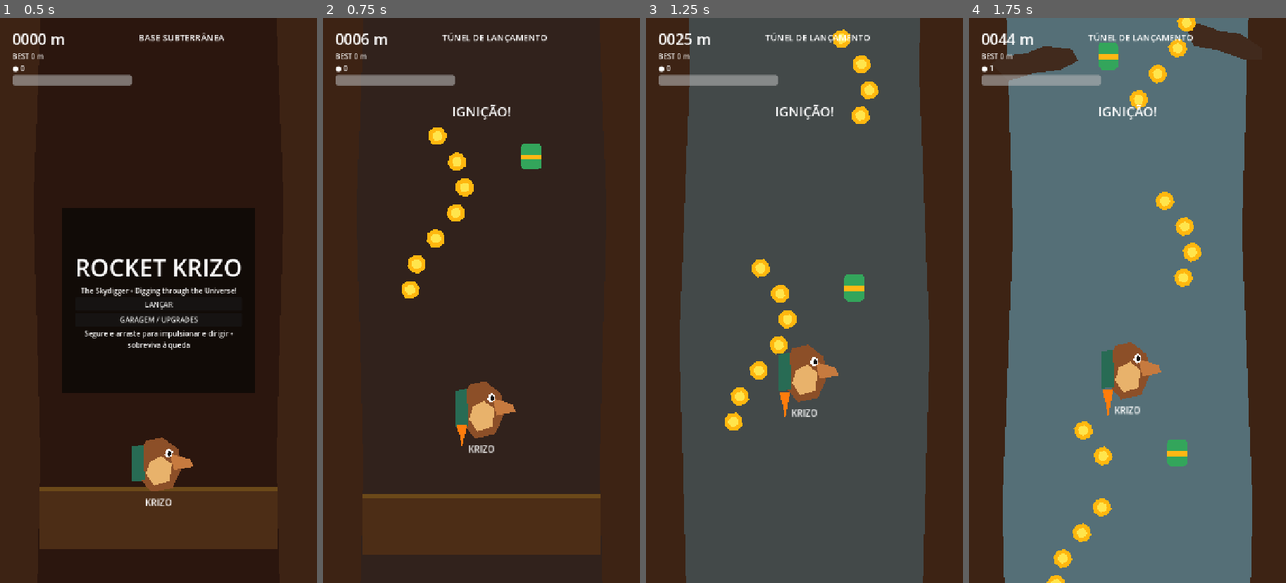
Above: before the commit, frames 1-4 (left to right).
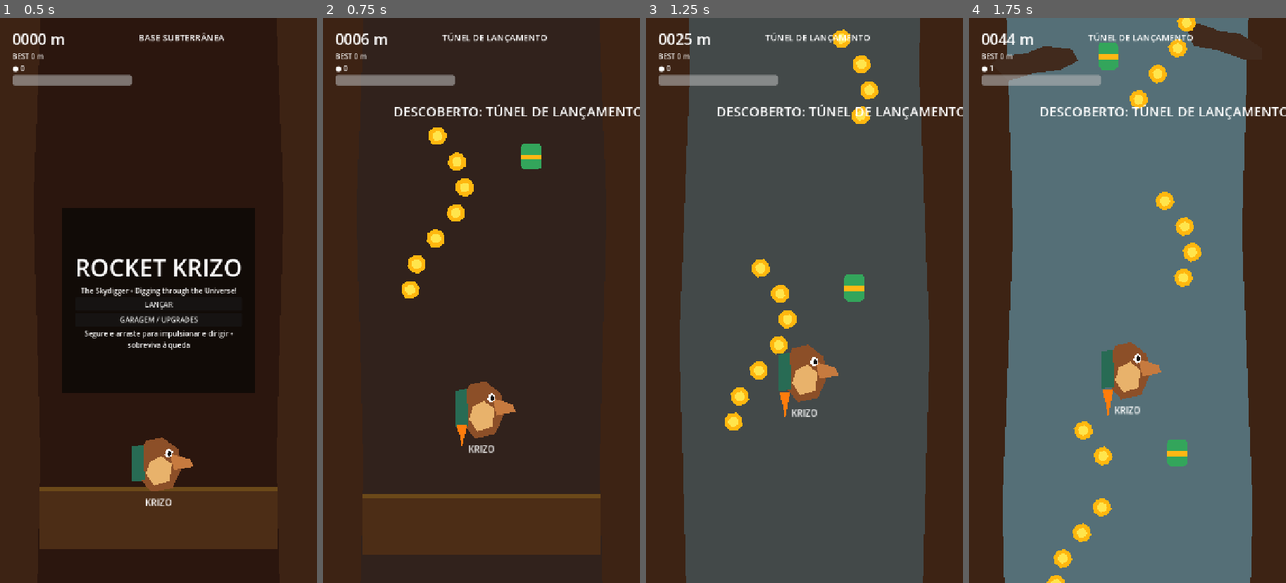
Above: after the commit, the same moments.

Repository: andrefa/krizo
Game: Godot game, scene res://scenes/game/game.tscn
The game is run twice, just before and just after one commit, with the same random seed, the same clock (stepped at 60 frames per second) and the same inputs.
Inputs (mouse positions are in pixels of both pictures, inside the frame that each line leads up to):
- Up to frame 1 (0.5 s): no input
- Up to frame 2 (0.75 s): click "LANÇAR" at 0.5 s
- Up to frame 3 (1.25 s): no input
- Up to frame 4 (1.75 s): move the mouse to (1111, 413) at 1.27 s; press the mouse at (1111, 413) at 1.28 s; hold D (move_right) from 1.28 s (still down)

Frame 1 is identical in both runs. In frame 2, 0.8% of the frame differs, in the area x 22-100%, y 15-18%; in frame 3, 0.8%; in frame 4, 0.8%.

Commit message:
Add dynamic highspeed camera and persistent cosmic discoveries

Diff:
--- a/scripts/game/game.gd
+++ b/scripts/game/game.gd
@@ -44,18 +44,18 @@
 	if not started or finished:
 		return
 
-	# Dynamic third-person camera: vertical progress remains primary, but horizontal
-	# movement is no longer constrained to the original screen width.
 	var target_y: float = minf(camera.global_position.y, krizo.global_position.y - GameBalance.CAMERA_LEAD)
 	camera.global_position.y = lerpf(camera.global_position.y, target_y, 5.0 * delta)
 	camera.global_position.x = lerpf(camera.global_position.x, krizo.global_position.x, 3.2 * delta)
-	background.position = camera.global_position - Vector2(360.0, 640.0)
+	var target_zoom: Vector2 = Vector2(0.84, 0.84) if krizo.highspeed_time_left > 0.0 else Vector2.ONE
+	camera.zoom = camera.zoom.lerp(target_zoom, 2.8 * delta)
+	background.position = camera.global_position - Vector2(360.0, 640.0) / camera.zoom
+	background.size = Vector2(720.0, 1280.0) / camera.zoom
 
 	generator.update_for_player(krizo.global_position, max_altitude)
 
-	# Per the GDD, impacts are recoverable. The run ends only if Krizo falls
-	# beyond the allowed lower edge of the camera.
-	if krizo.global_position.y > camera.global_position.y + 850.0:
+	# The original GDD defines failure only as falling beyond the allowed limit.
+	if krizo.global_position.y > camera.global_position.y + 850.0 / camera.zoom.y:
 		krizo.crash()
 
 	if boost_message_time > 0.0:
@@ -74,14 +74,10 @@
 	generator.prime()
 	krizo.begin_launch()
 	region_label.text = "LANÇAMENTO"
-	boost_label.text = "IGNIÇÃO!"
-	boost_label.visible = true
-	boost_message_time = 1.4
+	_show_status("IGNIÇÃO!", 1.4)
 
 func _on_launch_finished() -> void:
-	boost_label.text = "VOCÊ ESTÁ NO CONTROLE"
-	boost_label.visible = true
-	boost_message_time = 1.5
+	_show_status("VOCÊ ESTÁ NO CONTROLE", 1.5)
 
 func _on_altitude_changed(meters: int) -> void:
 	max_altitude = maxi(max_altitude, meters)
@@ -96,15 +92,16 @@
 	coin_label.text = "● %d" % total
 
 func _on_boost_activated(boost_name: String) -> void:
-	boost_label.text = boost_name.to_upper()
-	boost_label.visible = true
-	boost_message_time = 1.25
+	_show_status(boost_name.to_upper(), 1.25)
 
 func _on_highspeed_changed(active: bool) -> void:
 	if active:
-		boost_label.text = "HIGHSPEED MODE"
-		boost_label.visible = true
-		boost_message_time = 2.0
+		_show_status("HIGHSPEED MODE", 2.0)
+
+func _show_status(text: String, duration: float) -> void:
+	boost_label.text = text
+	boost_label.visible = true
+	boost_message_time = duration
 
 func _update_region(meters: int) -> void:
 	var new_region: String
@@ -121,6 +118,8 @@
 	if new_region != current_region:
 		current_region = new_region
 		region_label.text = current_region
+		if SaveManager.discover_region(current_region):
+			_show_status("DESCOBERTO: %s" % current_region, 2.0)
 
 func _update_background(meters: int) -> void:
 	var color: Color
@@ -143,7 +142,7 @@
 		return
 	finished = true
 	SaveManager.finish_run(max_altitude, krizo.run_coins)
-	game_over_stats.text = "%d m\n+%d coins\nBest: %d m" % [max_altitude, krizo.run_coins, SaveManager.best_altitude()]
+	game_over_stats.text = "%d m\n+%d coins\nBest: %d m\n%d regiões estudadas" % [max_altitude, krizo.run_coins, SaveManager.best_altitude(), SaveManager.discovery_count()]
 	game_over.visible = true
 	_refresh_meta_ui()
 
@@ -186,8 +185,8 @@
 	best_label.text = "BEST %d m" % SaveManager.best_altitude()
 
 func _refresh_shop() -> void:
-	shop_info.text = "COINS: %d\n\nTank Lv.%d — %d\nThrust Lv.%d — %d\nControl Lv.%d — %d\nEfficiency Lv.%d — %d" % [
-		SaveManager.coins(),
+	shop_info.text = "COINS: %d • RUNS: %d\nMAPA: %d regiões • %d achievements\n\nTank Lv.%d — %d\nThrust Lv.%d — %d\nControl Lv.%d — %d\nEfficiency Lv.%d — %d" % [
+		SaveManager.coins(), SaveManager.runs(), SaveManager.discovery_count(), SaveManager.achievement_count(),
 		SaveManager.upgrade_level("tank"), SaveManager.upgrade_cost("tank"),
 		SaveManager.upgrade_level("thrust"), SaveManager.upgrade_cost("thrust"),
 		SaveManager.upgrade_level("control"), SaveManager.upgrade_cost("control"),
